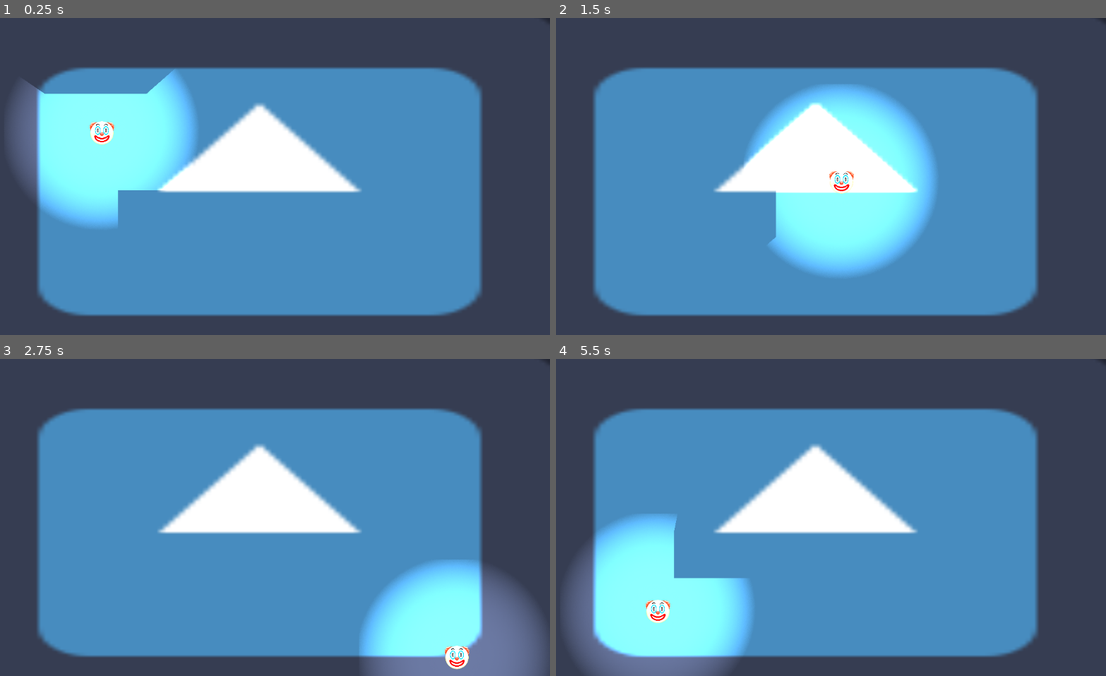
Above: before the commit, frames 1-4 (two rows, left to right).
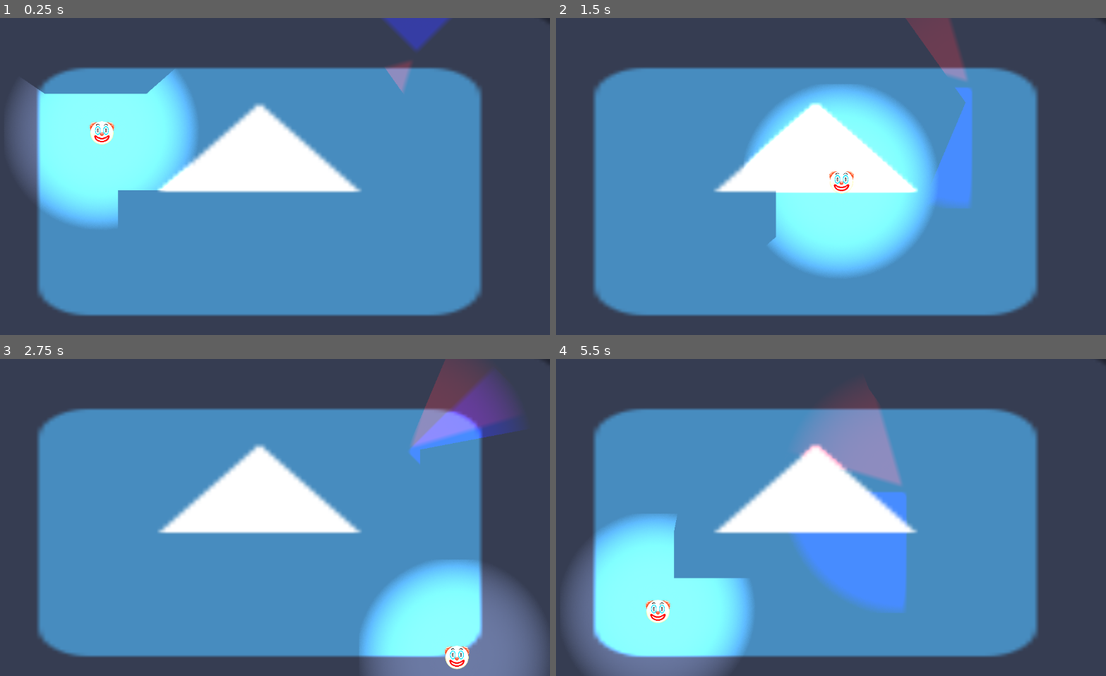
Above: after the commit, the same moments.

Repository: MANM-ANMM/jam_make_me_laugh
Game: Godot game, scene res://scenes/level.tscn
The game is run twice, just before and just after one commit, with the same random seed, the same clock (stepped at 60 frames per second) and the same inputs. This scene is started directly instead of the project's main scene. The engine's default icon, where the game draws it, is replaced by a stand-in: a white triangle on a blue panel in a dark square.
Inputs:
- Up to frame 1 (0.25 s): no input
- Up to frame 2 (1.5 s): hold D (move_right) 0.53-1.28 s; hold S (move_down) from 1.28 s (still down)
- Up to frame 3 (2.75 s): release S (move_down) at 2.03 s; hold D (move_right) from 2.03 s (still down)
- Up to frame 4 (5.5 s): release D (move_right) at 2.78 s; hold W (move_up) 2.78-3.53 s; hold A (move_left) 3.53-5.03 s; hold S (move_down) from 5.03 s (still down)

The runs differ from the first frame. In frame 1, 0.9% of the frame differs, in the area x 69-83%, y 0-24%; in frame 2, 2.8%; in frame 3, 3.6%; in frame 4, 7.4%, in the area x 21-64%, y 9-80%.

Commit message:
gyrophare

Diff:
--- /dev/null
+++ b/scenes/flashing_light.tscn
@@ -0,0 +1,21 @@
+[gd_scene load_steps=4 format=3 uid="uid://dosynjw3twuh0"]
+
+[ext_resource type="Script" path="res://scripts/flashing_light.gd" id="1_7funr"]
+[ext_resource type="Texture2D" uid="uid://dkyhrwmi2202g" path="res://assets/sprites/90°_light_cone.png" id="1_kbewb"]
+[ext_resource type="Texture2D" uid="uid://cvlnuhx4bvvt7" path="res://assets/sprites/60°_light_cone.png" id="3_kt4cf"]
+
+[node name="FlashingLight" type="Node2D"]
+script = ExtResource("1_7funr")
+
+[node name="red" type="PointLight2D" parent="."]
+color = Color(0, 0, 1, 1)
+shadow_enabled = true
+texture = ExtResource("1_kbewb")
+offset = Vector2(-125, -125)
+
+[node name="blue" type="PointLight2D" parent="."]
+rotation = 3.14159
+color = Color(1, 0, 0, 1)
+shadow_enabled = true
+texture = ExtResource("3_kt4cf")
+offset = Vector2(-125, -125)
--- a/scenes/pnj.tscn
+++ b/scenes/pnj.tscn
@@ -1,7 +1,8 @@
-[gd_scene load_steps=4 format=3 uid="uid://dw2ff30pbqo78"]
+[gd_scene load_steps=5 format=3 uid="uid://dw2ff30pbqo78"]
 
 [ext_resource type="Script" path="res://scripts/pnj.gd" id="1_1ypm5"]
 [ext_resource type="Script" path="res://scripts/pnj_navigation.gd" id="2_kvyym"]
+[ext_resource type="PackedScene" uid="uid://dosynjw3twuh0" path="res://scenes/flashing_light.tscn" id="3_yafln"]
 
 [sub_resource type="CircleShape2D" id="CircleShape2D_eus3o"]
 
@@ -18,4 +19,7 @@
 [node name="CollisionShape2D" type="CollisionShape2D" parent="."]
 shape = SubResource("CircleShape2D_eus3o")
 
+[node name="FlashingLight" parent="." instance=ExtResource("3_yafln")]
+light_speed = 9
+
 [connection signal="set_up_terminated" from="NavigationAgent2D" to="." method="_on_navigation_agent_2d_set_up_terminated"]
--- /dev/null
+++ b/scripts/flashing_light.gd
@@ -0,0 +1,15 @@
+extends Node2D
+
+
+# Called when the node enters the scene tree for the first time.
+func _ready():
+	pass # Replace with function body.
+
+@onready var red_light = $red
+@onready var blue_light = $blue
+@export_range(0.01, 20) var light_speed = 1
+
+# Called every frame. 'delta' is the elapsed time since the previous frame.
+func _process(delta):
+	red_light.rotate(delta*PI*light_speed)
+	blue_light.rotate(delta*PI*2*light_speed)
Binary file added: assets/sprites/60°_light_cone.png
Not shown, added: assets/sprites/60°_light_cone.png.import
Binary file added: assets/sprites/90°_light_cone.png
Not shown, added: assets/sprites/90°_light_cone.png.import
